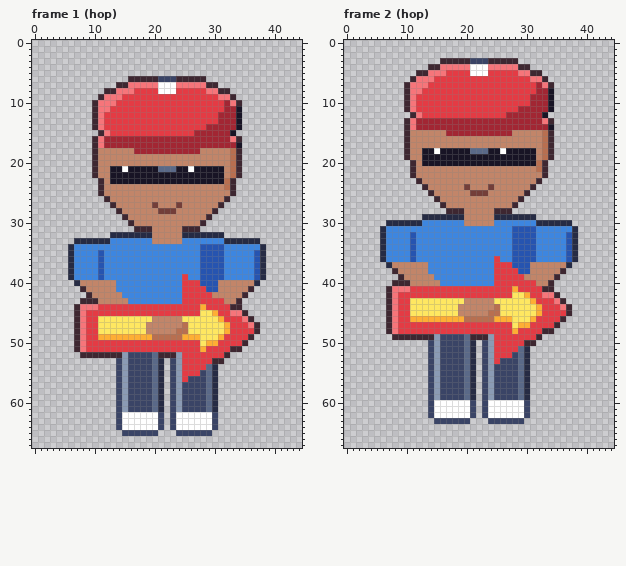
One commit to this pixel-art file: art/hood-people/sign-spinner@94.aseprite. The first picture shows the starting point.
45x68 pixels, 16 frames. Shown: frame 1 (hop), frame 2 (hop). The commit also changed other frames, which this record leaves out.
The result:
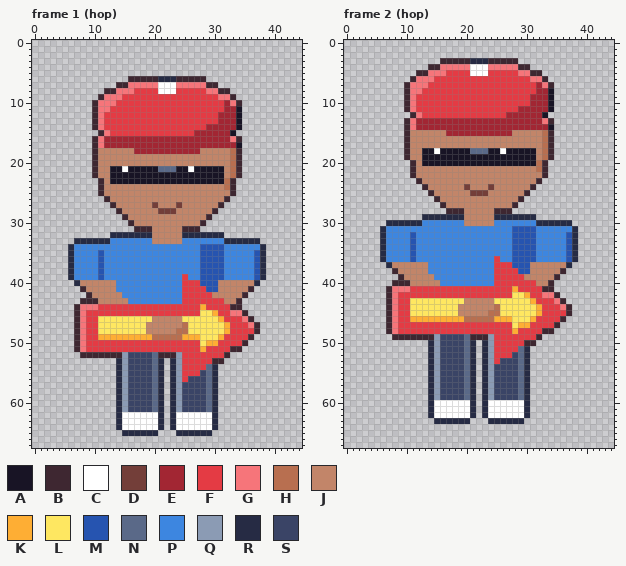
Palette (. is transparent): A #181425  B #3e2731  C #ffffff  D #733e39  E #a22633  F #e43b44  G #f6757a  H #b86f50  J #c28569  K #feae34  L #fee761  M #2654b0  N #5a6988  P #3d86e0  Q #8b9bb4  R #262b44  S #3a4466
The exact change:
{"where": "frame 1 (hop)"}
{"frame":1,"y":6,"x":21,"old":"SSS","new":"RRR"}
{"frame":1,"y":53,"x":14,"old":"S","new":"R"}
{"frame":1,"y":53,"x":23,"old":"S","new":"R"}
{"frame":1,"y":54,"x":14,"old":"S","new":"R"}
{"frame":1,"y":54,"x":23,"old":"S","new":"R"}
{"frame":1,"y":55,"x":14,"old":"S","new":"R"}
{"frame":1,"y":55,"x":23,"old":"S","new":"R"}
{"frame":1,"y":56,"x":14,"old":"S","new":"R"}
{"frame":1,"y":56,"x":23,"old":"S","new":"R"}
{"frame":1,"y":57,"x":14,"old":"S","new":"R"}
{"frame":1,"y":57,"x":23,"old":"S","new":"R"}
{"frame":1,"y":58,"x":14,"old":"S","new":"R"}
{"frame":1,"y":58,"x":23,"old":"S","new":"R"}
{"frame":1,"y":59,"x":14,"old":"S","new":"R"}
{"frame":1,"y":59,"x":23,"old":"S","new":"R"}
{"frame":1,"y":60,"x":14,"old":"S","new":"R"}
{"frame":1,"y":60,"x":23,"old":"S","new":"R"}
{"frame":1,"y":61,"x":14,"old":"S","new":"R"}
{"frame":1,"y":61,"x":23,"old":"S","new":"R"}
{"frame":1,"y":62,"x":14,"old":"S","new":"R"}
{"frame":1,"y":62,"x":21,"old":"S","new":"R"}
{"frame":1,"y":62,"x":23,"old":"S","new":"R"}
{"frame":1,"y":62,"x":30,"old":"S","new":"R"}
{"frame":1,"y":63,"x":14,"old":"S","new":"R"}
{"frame":1,"y":63,"x":21,"old":"S","new":"R"}
{"frame":1,"y":63,"x":23,"old":"S","new":"R"}
{"frame":1,"y":63,"x":30,"old":"S","new":"R"}
{"frame":1,"y":64,"x":14,"old":"S","new":"R"}
{"frame":1,"y":64,"x":21,"old":"S","new":"R"}
{"frame":1,"y":64,"x":23,"old":"S","new":"R"}
{"frame":1,"y":64,"x":30,"old":"S","new":"R"}
{"frame":1,"y":65,"x":15,"old":"SSSSSS","new":"RRRRRR"}
{"frame":1,"y":65,"x":24,"old":"SSSSSS","new":"RRRRRR"}
{"where": "frame 2 (hop)"}
{"frame":2,"y":3,"x":21,"old":"SSS","new":"RRR"}
{"frame":2,"y":50,"x":14,"old":"S","new":"R"}
{"frame":2,"y":50,"x":23,"old":"S","new":"R"}
{"frame":2,"y":51,"x":14,"old":"S","new":"R"}
{"frame":2,"y":51,"x":23,"old":"S","new":"R"}
{"frame":2,"y":52,"x":14,"old":"S","new":"R"}
{"frame":2,"y":52,"x":23,"old":"S","new":"R"}
{"frame":2,"y":53,"x":14,"old":"S","new":"R"}
{"frame":2,"y":53,"x":23,"old":"S","new":"R"}
{"frame":2,"y":54,"x":14,"old":"S","new":"R"}
{"frame":2,"y":54,"x":23,"old":"S","new":"R"}
{"frame":2,"y":55,"x":14,"old":"S","new":"R"}
{"frame":2,"y":55,"x":23,"old":"S","new":"R"}
{"frame":2,"y":56,"x":14,"old":"S","new":"R"}
{"frame":2,"y":56,"x":23,"old":"S","new":"R"}
{"frame":2,"y":57,"x":14,"old":"S","new":"R"}
{"frame":2,"y":57,"x":23,"old":"S","new":"R"}
{"frame":2,"y":58,"x":14,"old":"S","new":"R"}
{"frame":2,"y":58,"x":23,"old":"S","new":"R"}
{"frame":2,"y":59,"x":14,"old":"S","new":"R"}
{"frame":2,"y":59,"x":23,"old":"S","new":"R"}
{"frame":2,"y":60,"x":14,"old":"S","new":"R"}
{"frame":2,"y":60,"x":21,"old":"S","new":"R"}
{"frame":2,"y":60,"x":23,"old":"S","new":"R"}
{"frame":2,"y":60,"x":30,"old":"S","new":"R"}
{"frame":2,"y":61,"x":14,"old":"S","new":"R"}
{"frame":2,"y":61,"x":21,"old":"S","new":"R"}
{"frame":2,"y":61,"x":23,"old":"S","new":"R"}
{"frame":2,"y":61,"x":30,"old":"S","new":"R"}
{"frame":2,"y":62,"x":14,"old":"S","new":"R"}
{"frame":2,"y":62,"x":21,"old":"S","new":"R"}
{"frame":2,"y":62,"x":23,"old":"S","new":"R"}
{"frame":2,"y":62,"x":30,"old":"S","new":"R"}
{"frame":2,"y":63,"x":15,"old":"SSSSSS","new":"RRRRRR"}
{"frame":2,"y":63,"x":24,"old":"SSSSSS","new":"RRRRRR"}
{"label":"changed","picture_box":[158,76,176,82]}
{"label":"changed","picture_box":[116,358,218,436]}
{"label":"changed","picture_box":[470,58,488,64]}
{"label":"changed","picture_box":[428,340,530,424]}
